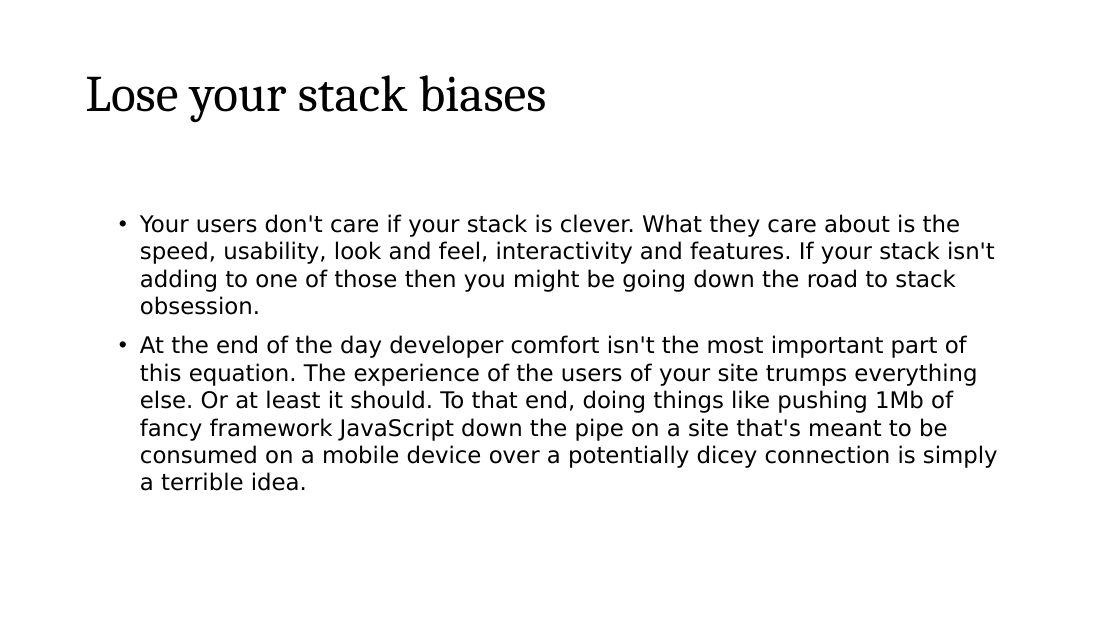
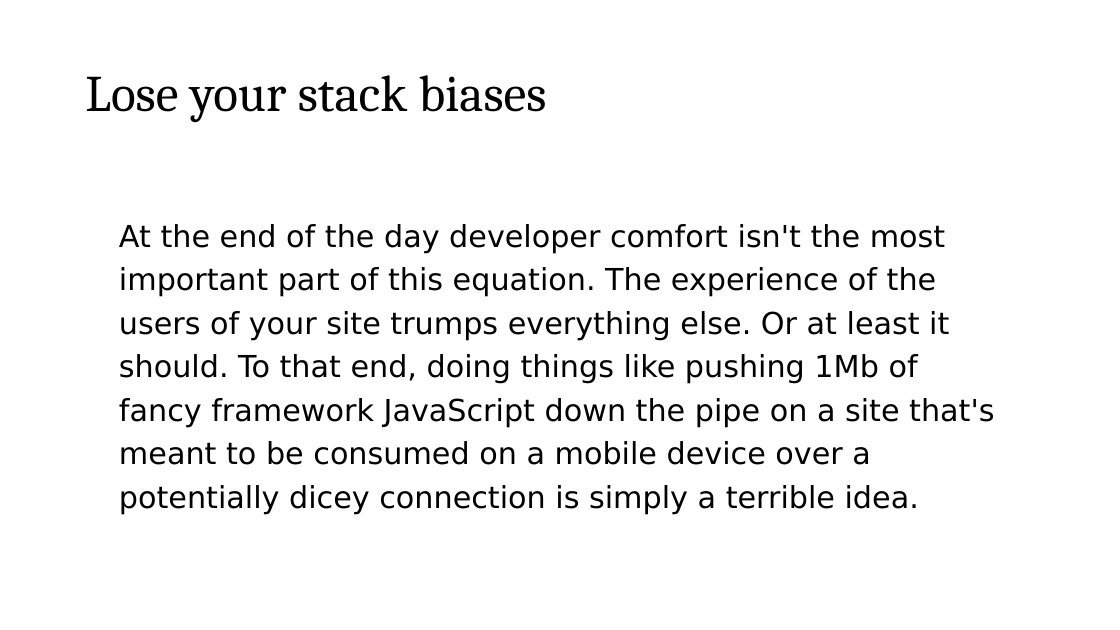
Before and after one commit to roblarsen/rob-larsen-presentations, a slide deck: slide 43 of wild-world-web.pptx (slide 44 before the commit). Drawn at 1120x630 pixels with LibreOffice and Linux fonts; fonts in the diff are those of the drawing; background and template pictures are left out. Boxes give left, top, right and bottom in pixels: in the first picture for what was removed or moved away, otherwise in the second. Text is boxed around its words. In the diff, an @@ line names an element or a change of style, - is before the commit and + after.

Commit message:
i almost like this

```diff
--- a/wild-world-web.pptx
+++ b/wild-world-web.pptx
@@ text "At the end of the ..." at bbox=[119, 224, 994, 514]: size 19.6 to 25.9 pt; bullet • to none; line spacing 1 to 1.2 @@
@@ text at bbox=[140, 214, 995, 315]: paragraph removed @@
-• Your users don't care if your stack is clever. What they care about is the speed, usability, look and feel, interactivity and features. If your stack isn't adding to one of those then you might be going down the road to stack obsession.
```
Also in this commit, not shown: 24 other slides changed, 4 slides added, 5 slides removed.
